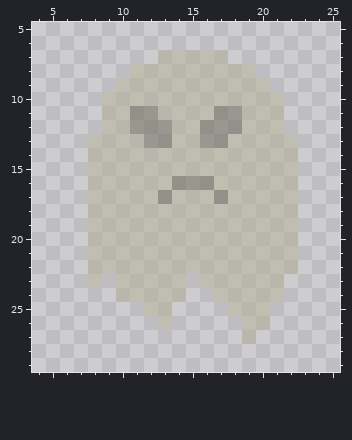
Pixel-art sprite, stored at games/towerDefense/asset/enemy/ghost.png. The picture above is the old version.
The file is 32x32 pixels. Shown: x 4..25, y 5..29.
Once edited:
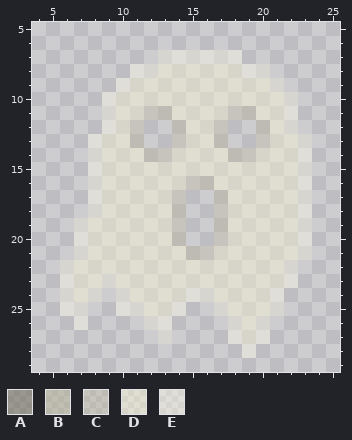
Palette (. is transparent): A #6b675888  B #b5af9688  C #bcb59c63  D #fff6d363  E #fff9e563
Changes in this commit:
Changed rows in their new state; - is an unchanged pixel.
first column x 6:
 7 -------EEEEEE-----
 8 -----EEDDDDDDEE---
 9 ----EDDDDDDDDDDE--
10 ---EDDDDDDDDDDDDE-
11 ---EDDCCDDDDCCDDE-
12 ---EDC..CDDC..CDE-
13 --EDDC..CDDC..CDDE
14 --EDDDCCDDDDCCDDDE
15 --EDDDDDDDDDDDDDDE
16 --EDDDDDDCCDDDDDDE
17 --EDDDDDC..CDDDDDE
18 --EDDDDDC..CDDDDDE
19 -EDDDDDDC..CDDDDDE
20 -EDDDDDDC..CDDDDDE
21 -EDDDDDDDCCDDDDDDE
22 EDDDDDDDDDDDDDDDE-
23 EDDEDDDDDDDDDDDDE-
24 EDE-EDDDDEEDDDDE--
25 EE--EEDDE--EDDDE--
26 -E----EE----EDE---
27 -------E----EDE---
28 -------------E----
Boxes around the changes in both pictures, in picture pixels (x1, y1, x2, y2):
changed: (60, 50, 312, 358)
